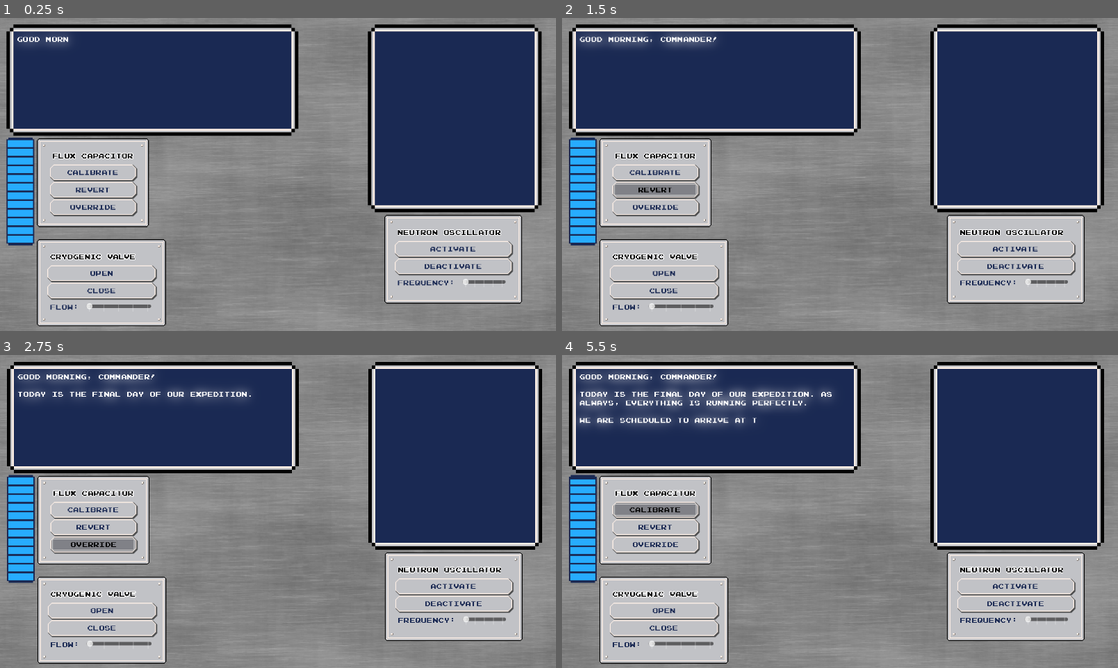
Above: before the commit, frames 1-4 (two rows, left to right).
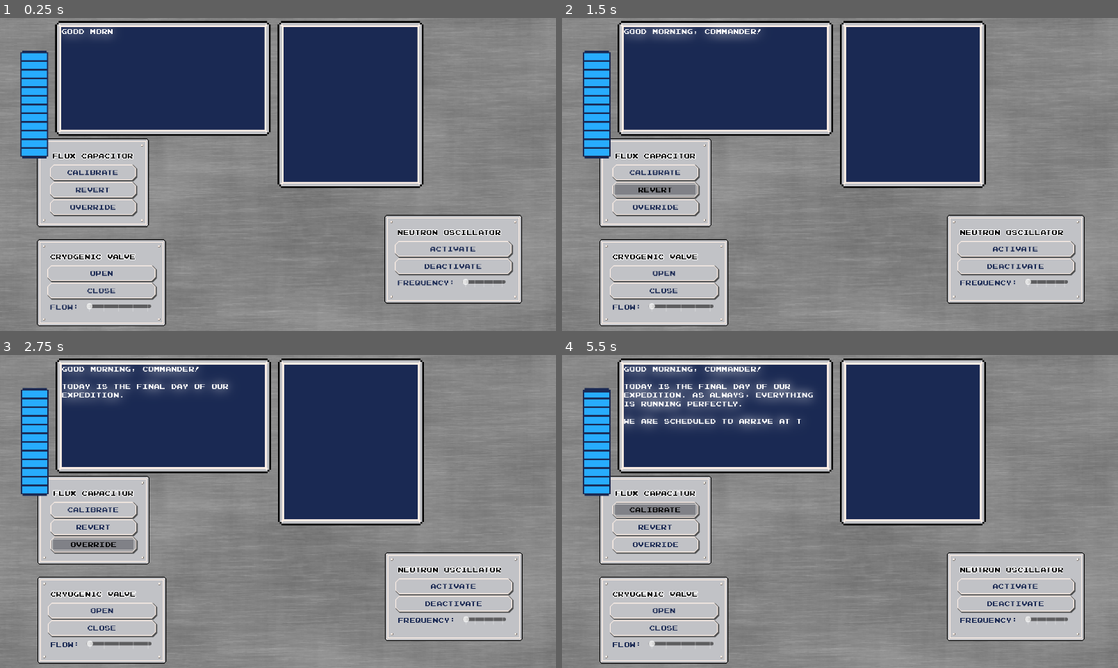
Above: after the commit, the same moments.

Repository: MarcosPRus/gamejambrackeys2025.1
Game: Godot game, scene res://Objects/Main/main.tscn
Same seed, same stepped clock (60 frames per second), same inputs: the game is played once before the commit and once after it.
Inputs:
- Up to frame 1 (0.25 s): no input
- Up to frame 2 (1.5 s): click "Calibrate" at 0.5 s; click "Revert" at 1.25 s
- Up to frame 3 (2.75 s): click "Override" at 2 s
- Up to frame 4 (5.5 s): click "Open" at 2.75 s; click "Activate" at 3.5 s; click "Deactivate" at 4.25 s; click "Calibrate" at 5 s

The runs differ from the first frame. In frame 1, 31% of the frame differs, in the area x 1-98%, y 0-73%; in frame 2, 32%; in frame 3, 32%; in frame 4, 33%, in the area x 1-98%, y 1-73%.

Commit message:
Created screen texture container

Diff:
--- a/Objects/Console/console.tscn
+++ b/Objects/Console/console.tscn
@@ -1,9 +1,6 @@
-[gd_scene load_steps=5 format=3 uid="uid://cnk3xv6fvtx5t"]
+[gd_scene load_steps=2 format=3 uid="uid://cnk3xv6fvtx5t"]
 
-[ext_resource type="Texture2D" uid="uid://pwc3dn43286u" path="res://Assets/Sprites/Console/Background.png" id="1_nbakp"]
 [ext_resource type="Texture2D" uid="uid://b4387ypw71fp1" path="res://Assets/Sprites/Textures/Metal/Mat_Metal_Gray_02-512x512.png" id="1_pta7k"]
-[ext_resource type="Texture2D" uid="uid://8h4supsfhn6a" path="res://Assets/Sprites/Console/Main_Screen.png" id="2_27hy7"]
-[ext_resource type="Texture2D" uid="uid://bivbgp3vb5btq" path="res://Assets/Sprites/Console/Secondary_Screen.png" id="3_mo5wj"]
 
 [node name="Console" type="Node2D"]
 
@@ -13,15 +10,3 @@
 offset_right = 1327.0
 offset_bottom = 761.0
 texture = ExtResource("1_pta7k")
-
-[node name="ScreensBorders" type="Sprite2D" parent="."]
-texture = ExtResource("1_nbakp")
-centered = false
-
-[node name="MainScreen" type="Sprite2D" parent="."]
-texture = ExtResource("2_27hy7")
-centered = false
-
-[node name="SecondaryScreen" type="Sprite2D" parent="."]
-texture = ExtResource("3_mo5wj")
-centered = false
--- a/Objects/GUI/GUI.tscn
+++ b/Objects/GUI/GUI.tscn
@@ -1,10 +1,18 @@
-[gd_scene load_steps=6 format=3 uid="uid://b0hnyjlv8t2ki"]
+[gd_scene load_steps=8 format=3 uid="uid://b0hnyjlv8t2ki"]
 
 [ext_resource type="Script" path="res://Objects/GUI/gui.gd" id="1_gqfuo"]
 [ext_resource type="PackedScene" uid="uid://cnk3xv6fvtx5t" path="res://Objects/Console/console.tscn" id="2_qcdrg"]
 [ext_resource type="Script" path="res://Objects/GUI/GUI_panel.gd" id="3_ixn6v"]
 [ext_resource type="Texture2D" uid="uid://uyipdsugflsm" path="res://Assets/Sprites/GUI Elements/ProgressBar/Under.png" id="4_jagda"]
 [ext_resource type="Texture2D" uid="uid://he51s5s6sicu" path="res://Assets/Sprites/GUI Elements/ProgressBar/Progress.png" id="5_wabh2"]
+[ext_resource type="Texture2D" uid="uid://7oe48uy43yie" path="res://Assets/Sprites/GUI Elements/Screen_Texture.png" id="6_2t3lh"]
+
+[sub_resource type="StyleBoxTexture" id="StyleBoxTexture_mqddc"]
+texture = ExtResource("6_2t3lh")
+texture_margin_left = 14.0
+texture_margin_top = 14.0
+texture_margin_right = 14.0
+texture_margin_bottom = 14.0
 
 [node name="GUI" type="Control"]
 layout_mode = 3
@@ -129,38 +137,46 @@
 tick_count = 5
 ticks_on_borders = true
 
-[node name="MainScreenText" type="RichTextLabel" parent="."]
+[node name="TextureProgressBar" type="TextureProgressBar" parent="."]
+layout_mode = 0
+offset_left = 48.0
+offset_top = 72.0
+offset_right = 112.0
+offset_bottom = 328.0
+step = 0.1
+value = 100.0
+fill_mode = 3
+texture_under = ExtResource("4_jagda")
+texture_progress = ExtResource("5_wabh2")
+
+[node name="MainScreenContainer" type="PanelContainer" parent="."]
+layout_mode = 0
+offset_left = 128.0
+offset_top = 8.0
+offset_right = 624.0
+offset_bottom = 272.0
+theme_override_styles/panel = SubResource("StyleBoxTexture_mqddc")
+
+[node name="MainScreenText" type="RichTextLabel" parent="MainScreenContainer"]
 self_modulate = Color(3, 3, 3, 1)
-layout_mode = 0
-offset_left = 40.0
-offset_top = 40.0
-offset_right = 664.0
-offset_bottom = 248.0
+layout_mode = 2
 bbcode_enabled = true
 text = "[color=green]This is green text[/color]
 [color=red]This is red text[/color]"
 scroll_following = true
 
-[node name="SecondaryScreenText" type="RichTextLabel" parent="."]
+[node name="SecondaryScreenContainer" type="PanelContainer" parent="."]
+layout_mode = 0
+offset_left = 640.0
+offset_top = 8.0
+offset_right = 976.0
+offset_bottom = 392.0
+theme_override_styles/panel = SubResource("StyleBoxTexture_mqddc")
+
+[node name="SecondaryScreenText" type="RichTextLabel" parent="SecondaryScreenContainer"]
 self_modulate = Color(3, 3, 3, 1)
-layout_mode = 0
-offset_left = 872.0
-offset_top = 40.0
-offset_right = 1224.0
-offset_bottom = 424.0
+layout_mode = 2
 bbcode_enabled = true
-
-[node name="TextureProgressBar" type="TextureProgressBar" parent="."]
-layout_mode = 0
-offset_left = 16.0
-offset_top = 272.0
-offset_right = 80.0
-offset_bottom = 528.0
-step = 0.1
-value = 100.0
-fill_mode = 3
-texture_under = ExtResource("4_jagda")
-texture_progress = ExtResource("5_wabh2")
 
 [connection signal="pressed" from="FluxCapacitor/VBoxContainer/Calibrate" to="." method="_on_flux_capacitor_calibrate_pressed"]
 [connection signal="pressed" from="FluxCapacitor/VBoxContainer/Revert" to="." method="_on_flux_capacitor_revert_pressed"]
--- a/Objects/GUI/gui.gd
+++ b/Objects/GUI/gui.gd
@@ -2,6 +2,10 @@
 
 var writing_speed : float = 150.0 # In letters/second
 var tween
+
+@onready var MainScreenText := $MainScreenContainer/MainScreenText
+@onready var SecondaryScreenText := $SecondaryScreenContainer/SecondaryScreenText
+@onready var ShipIntegrityProgressBar := $TextureProgressBar
 
 signal writing_finished
 
@@ -10,11 +14,11 @@
 	Global.GUI = self
 
 func _process(delta: float) -> void:
-	$TextureProgressBar.value = Global.ship_integrity
+	ShipIntegrityProgressBar.value = Global.ship_integrity
 
 
 func clear_main_screen() -> void:
-	$MainScreenText.text = ""
+	MainScreenText.text = ""
 
 #func set_main_screen_text(new_text:String) -> void:
 	#if tween:
@@ -26,15 +30,15 @@
 func append_main_screen_text(new_text: String) -> void:
 	var text_length = new_text.length()
 	for i in text_length:
-		$MainScreenText.append_text(new_text[i])
+		MainScreenText.append_text(new_text[i])
 		await get_tree().create_timer(1/writing_speed).timeout
 	writing_finished.emit()
 
 func set_secondary_screen_text(new_text:String) -> void:
-	$SecondaryScreenText.text = new_text
+	SecondaryScreenText.text = new_text
 
 func append_task(task:String) -> void:
-	$SecondaryScreenText.append_text(task)
+	SecondaryScreenText.append_text(task)
 
 #func animate_main_text(new_text:String) -> void:
 	#$MainScreenText.text = new_text
Binary file added: Assets/Sprites/GUI Elements/Screen_Texture.png
Not shown, added: Assets/Sprites/GUI Elements/Screen_Texture.png.import
